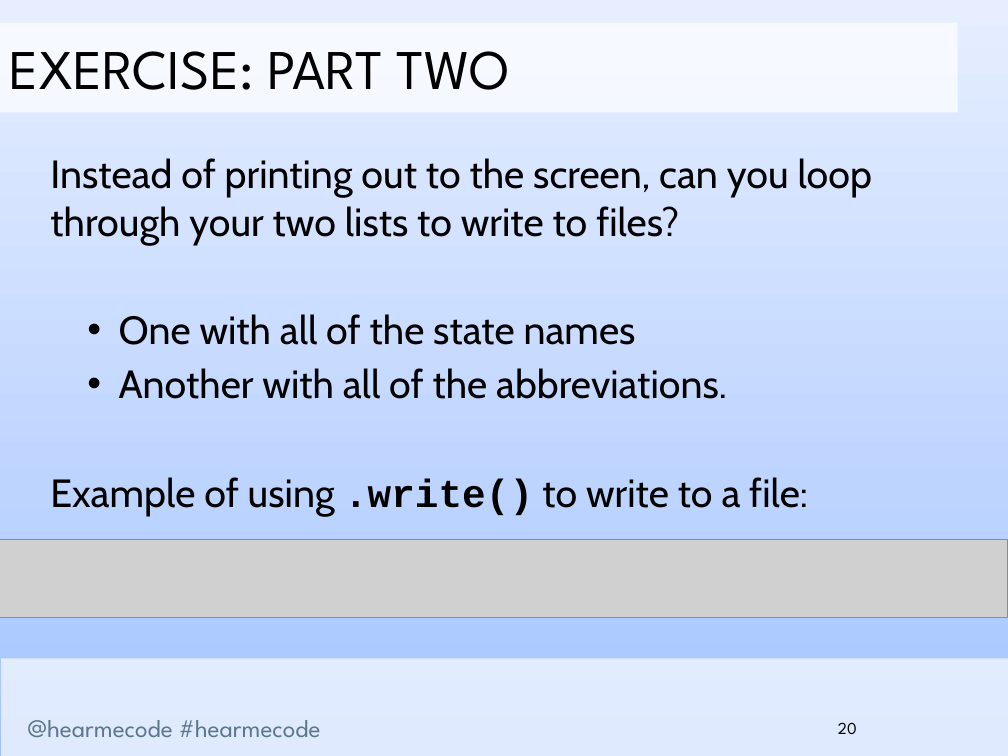
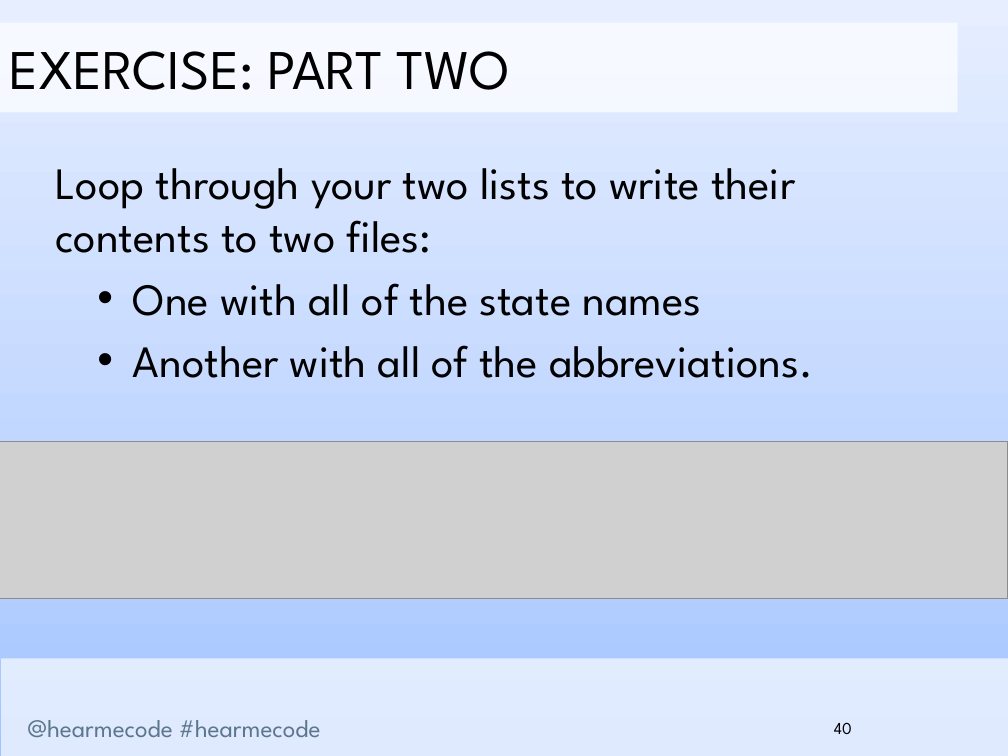
Before and after one commit to hearmecode/slides, a slide deck: slide 40 of Lesson 3/Hear Me Code - File Handling and Dictionaries.pptx (slide 20 before the commit). Drawn at 1008x756 pixels with LibreOffice and Linux fonts; fonts in the diff are those of the drawing; grey boxes stand for pictures; background and template pictures are left out. Boxes give left, top, right and bottom in pixels: in the first picture for what was removed or moved away, otherwise in the second. Text is boxed around its words. In the diff, an @@ line names an element or a change of style, - is before the commit and + after.

```diff
--- a/Lesson 3/Hear Me Code - File Handling and Dictionaries.pptx
+++ b/Lesson 3/Hear Me Code - File Handling and Dictionaries.pptx
@@ text at [55,168,795,253]: text changed; size 28.2 to 32 pt; font Cabin to League Spartan @@
-Instead of printing out to the screen, can you loop through your two lists to write to files?
+Loop through your two lists to write their contents to two files:
@@ text at [133,283,813,378]: size 28.2 to 32 pt, font Cabin to League Spartan in "One with all of the state names", "Another with all of the abbreviations."; indent changed; more space between paragraphs @@
@@ picture added at [0,442,1008,599] @@
@@ text at [50,477,808,517]: paragraph removed @@
-Example of using .write() to write to a file:
@@ picture removed at [0,539,1008,618] @@
@@ page number at [834,722,852,734]: text changed @@
-20
+40
```
Also in this commit, not shown: 35 other slides changed, 28 slides added, 6 slides removed, 3 other files.
